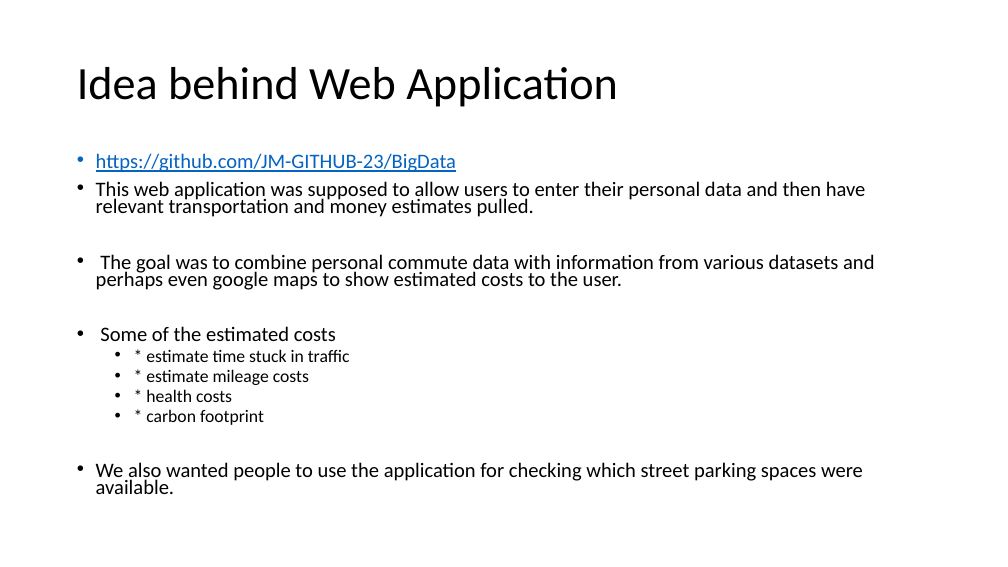
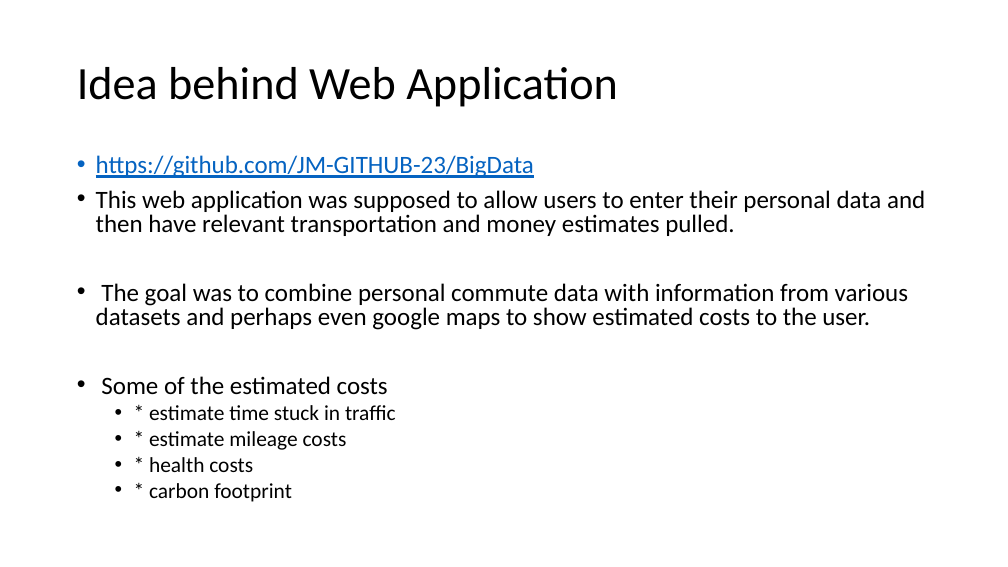
Before and after one commit to BigDataForSanDiego/2019-Team-101, a slide deck: slide 3 of Team World Wide.pptx. Drawn at 1008x567 pixels with LibreOffice and Linux fonts; fonts in the diff are those of the drawing. Boxes give left, top, right and bottom in pixels: in the first picture for what was removed or moved away, otherwise in the second. Text is boxed around its words. In the diff, an @@ line names an element or a change of style, - is before the commit and + after.

```diff
--- a/Team World Wide.pptx
+++ b/Team World Wide.pptx
@@ text "https://github.com/JM-GITHUB-23/BigData" at bbox=[96, 155, 925, 502]: size 19.6 to 23.8 pt in "https://github.com/JM-GITHUB-23/BigData", "This web application was supposed to allow ...", "The goal was to combine personal commute ...", "Some of the estimated costs"; size 16.8 to 20.4 pt in "* estimate time stuck in traffic", "* estimate mileage costs", "* health costs", "* carbon footprint"; line spacing 0.7 to 0.8 @@
@@ text at bbox=[96, 462, 863, 494]: paragraph removed @@
-• We also wanted people to use the application for checking which street parking spaces were available.
```
Also in this commit, not shown: 3 other slides changed, 4 slides added.
